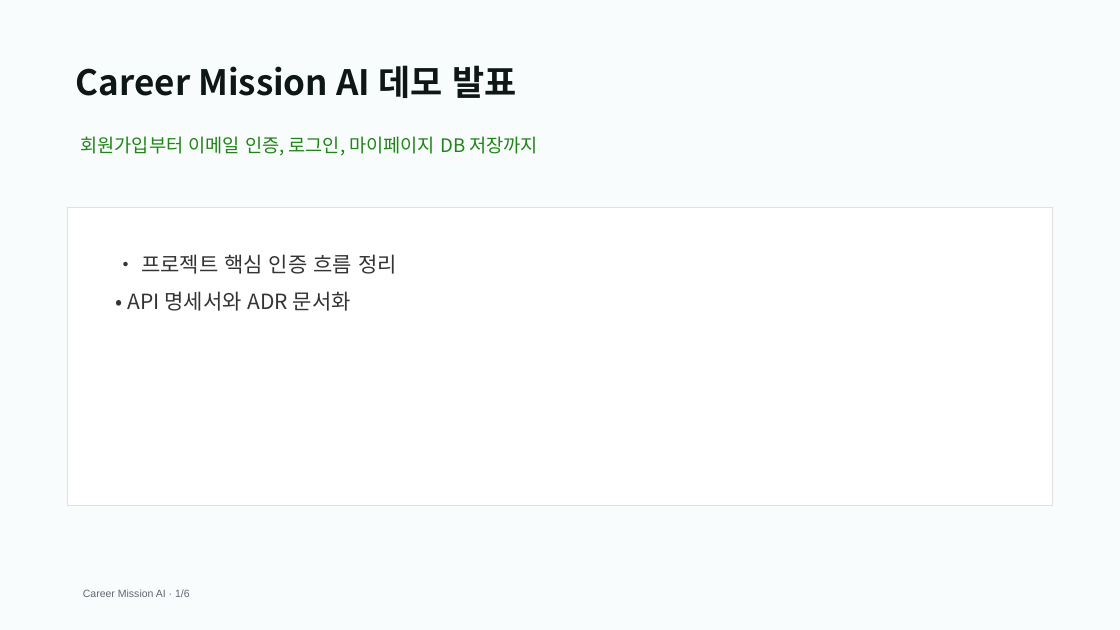
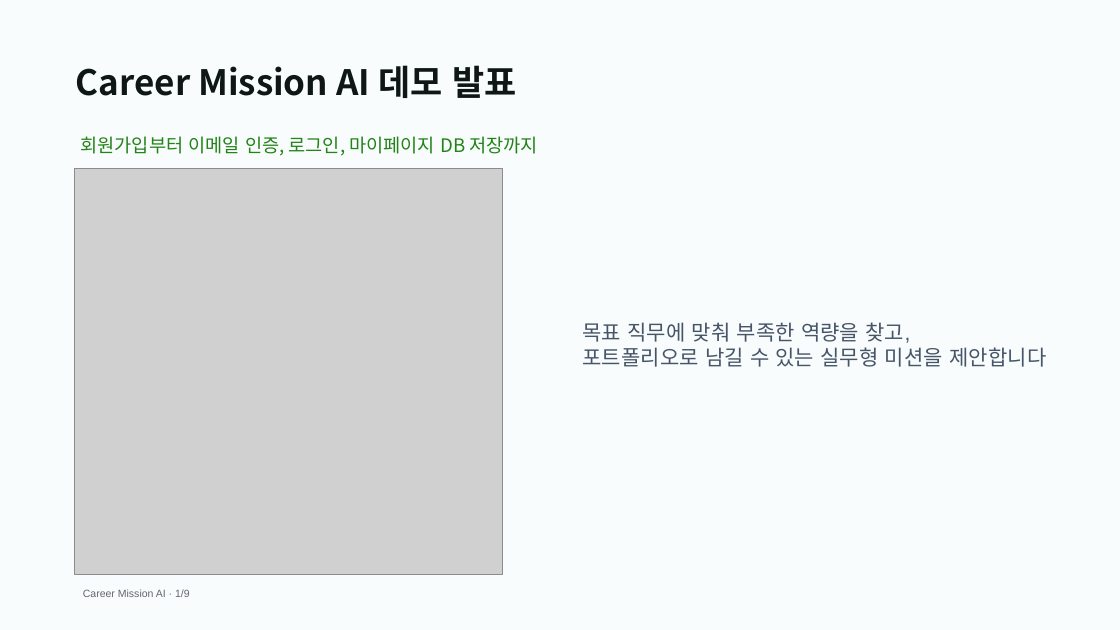
Before and after one commit to Mureung1/hub-showcase, a slide deck: slide 1 of AI_agent/docs/career-mission-demo.pptx. Drawn at 1120x630 pixels with LibreOffice and Linux fonts; fonts in the diff are those of the drawing; grey boxes stand for pictures. Boxes give left, top, right and bottom in pixels: in the first picture for what was removed or moved away, otherwise in the second. Text is boxed around its words. In the diff, an @@ line names an element or a change of style, - is before the commit and + after.

```diff
--- a/AI_agent/docs/career-mission-demo.pptx
+++ b/AI_agent/docs/career-mission-demo.pptx
@@ picture added at [75, 169, 502, 574] @@
@@ rectangle removed at [68, 208, 1053, 505] @@
@@ text removed at [127, 254, 397, 311] @@
-• 프로젝트 핵심 인증 흐름 정리
-• API 명세서와 ADR 문서화
@@ text added at [582, 322, 1046, 367], 18 pt, text #475569 @@
+목표 직무에 맞춰 부족한 역량을 찾고,
+포트폴리오로 남길 수 있는 실무형 미션을 제안합니다
@@ text at [83, 589, 190, 597]: text changed @@
-Career Mission AI · 1/6
+Career Mission AI · 1/9
```
Also in this commit, not shown: 7 other slides changed, 1 slide added, 12 other files.
